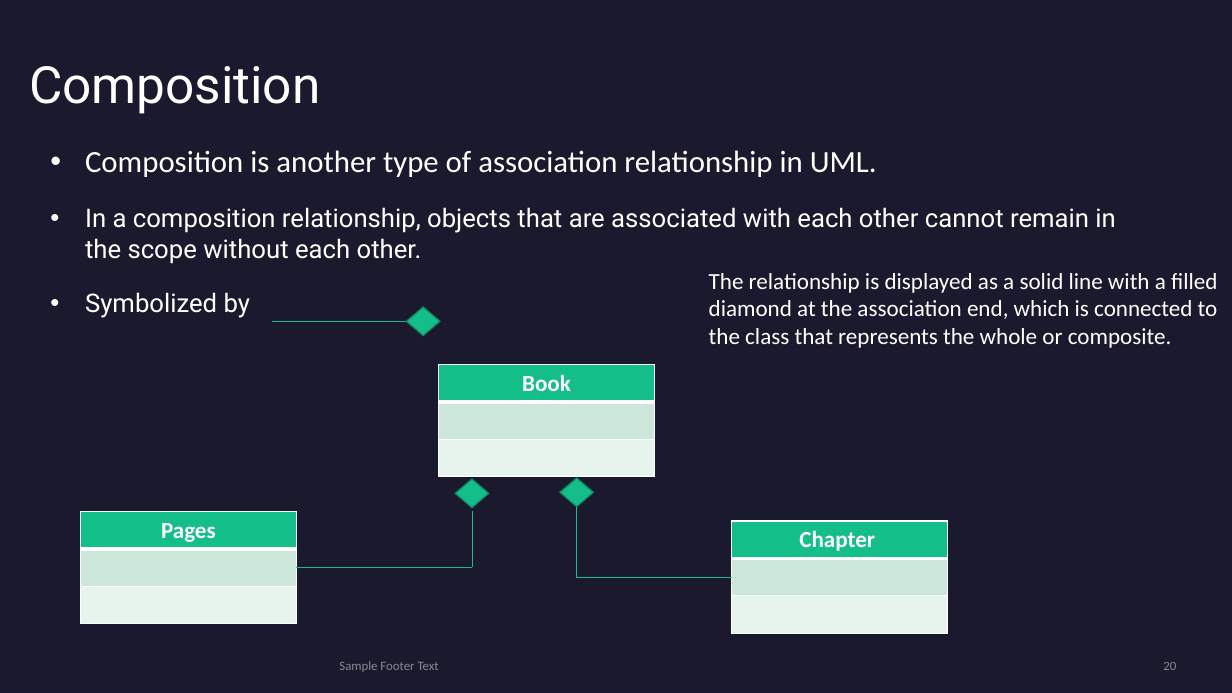
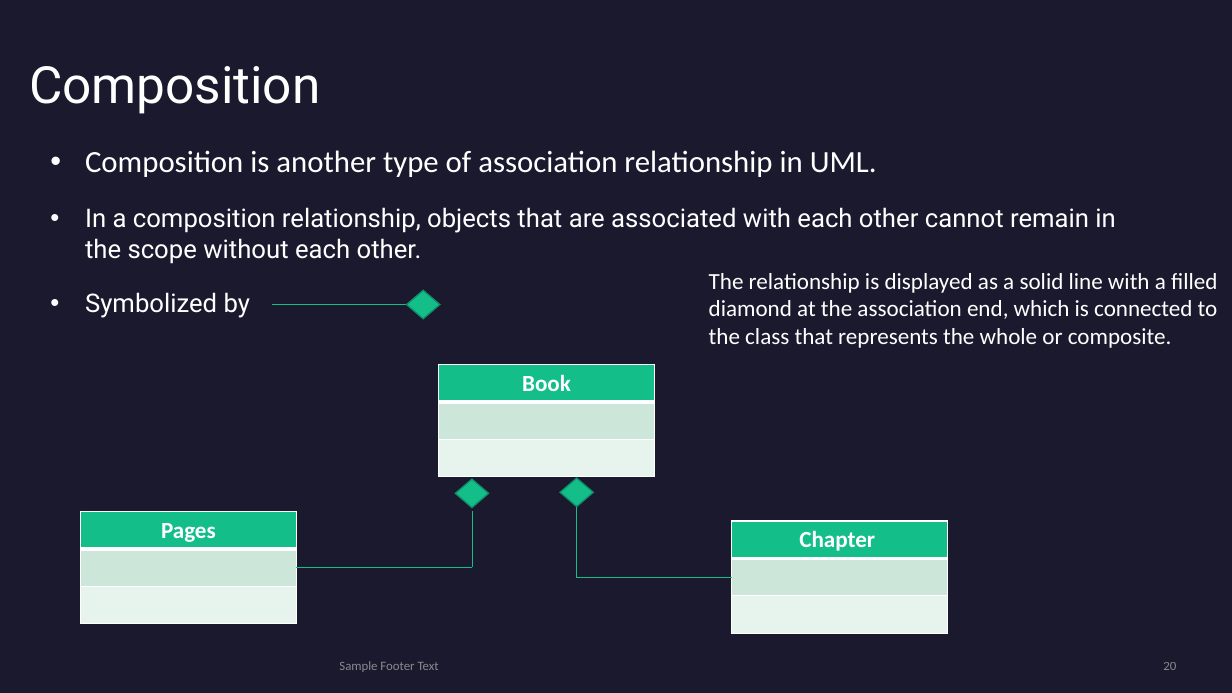
Before and after one commit to draidyn/ATMApplication, a slide deck: slide 20 of FinalPresentationClassDiagram.pptx. Drawn at 1232x693 pixels with LibreOffice and Linux fonts; fonts in the diff are those of the drawing; background and template pictures are left out. Boxes give left, top, right and bottom in pixels: in the first picture for what was removed or moved away, otherwise in the second. Text is boxed around its words. In the diff, an @@ line names an element or a change of style, - is before the commit and + after.

Commit message:
unified the theme of the slide layout

```diff
--- a/FinalPresentationClassDiagram.pptx
+++ b/FinalPresentationClassDiagram.pptx
@@ diamond: place and size @@
-diamond at bbox=[407, 307, 440, 335]
+diamond at bbox=[407, 290, 440, 319]
@@ line moved from (273, 322) - (407, 322) to (273, 305) - (407, 305) @@
```
Also in this commit, not shown: 9 other slides changed.
